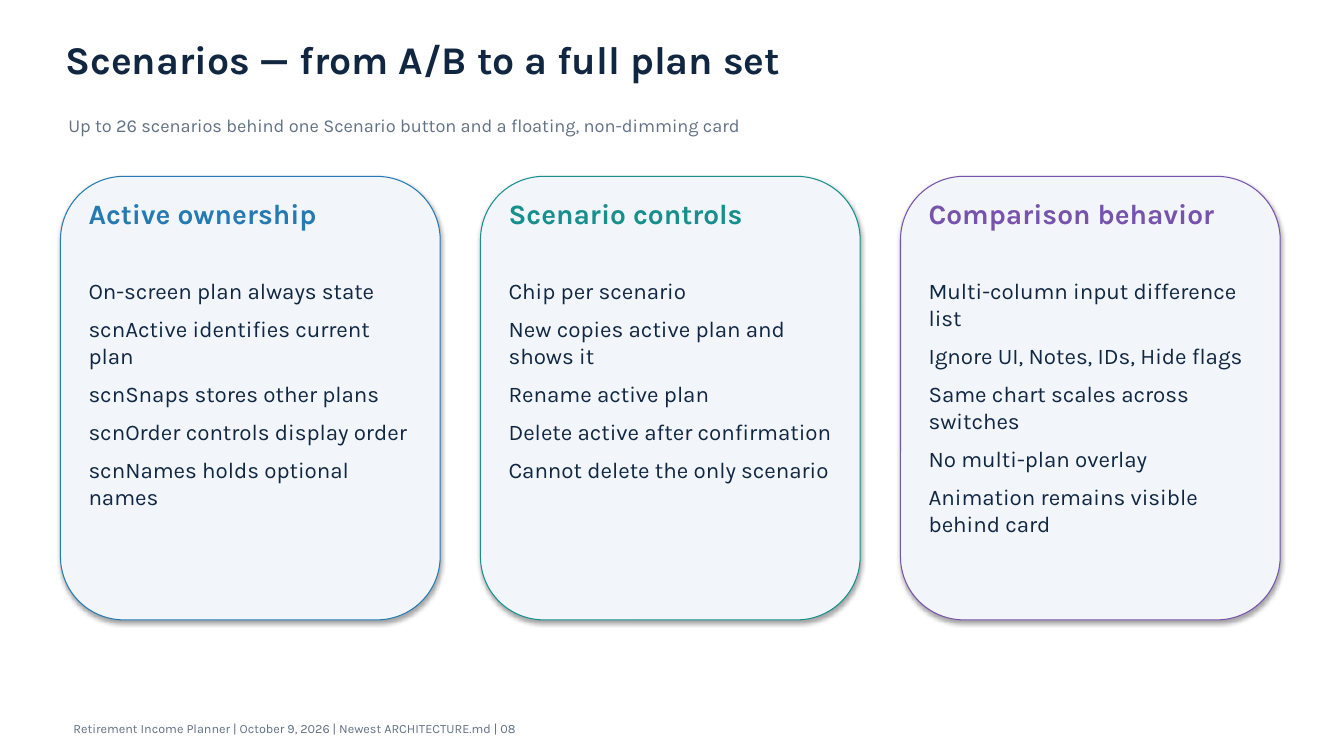
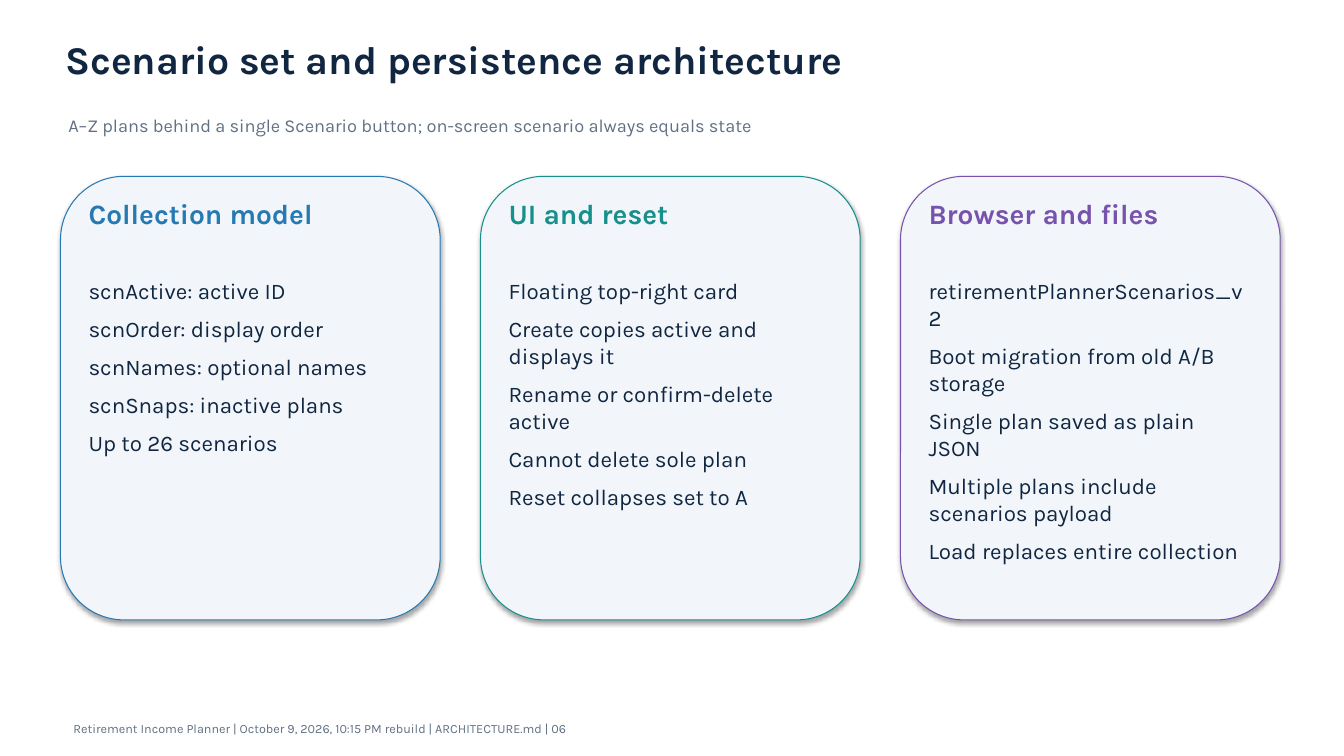
Before and after one commit to howardc64/retirefin, a slide deck: slide 6 of docs/retirement_income_planner_architecture.pptx (slide 8 before the commit). Drawn at 1344x756 pixels with LibreOffice and Linux fonts; fonts in the diff are those of the drawing. Boxes give left, top, right and bottom in pixels: in the first picture for what was removed or moved away, otherwise in the second. Text is boxed around its words. In the diff, an @@ line names an element or a change of style, - is before the commit and + after.

```diff
--- a/docs/retirement_income_planner_architecture.pptx
+++ b/docs/retirement_income_planner_architecture.pptx
@@ text at box(65, 46, 842, 84): text changed @@
-Scenarios — from A/B to a full plan set
+Scenario set and persistence architecture
@@ text at box(68, 119, 752, 137): text changed @@
-Up to 26 scenarios behind one Scenario button and a floating, non-dimming card
+A–Z plans behind a single Scenario button; on-screen scenario always equals state
@@ text at box(89, 204, 313, 225): text changed @@
-Active ownership
+Collection model
@@ text at box(509, 204, 669, 225): text changed @@
-Scenario controls
+UI and reset
@@ text at box(929, 204, 1159, 225): text changed @@
-Comparison behavior
+Browser and files
@@ text at box(89, 283, 367, 457): text changed @@
-On-screen plan always state
-scnActive identifies current plan
-scnSnaps stores other plans
-scnOrder controls display order
-scnNames holds optional names
+scnActive: active ID
+scnOrder: display order
+scnNames: optional names
+scnSnaps: inactive plans
+Up to 26 scenarios
@@ text at box(509, 283, 773, 511): text changed @@
-Chip per scenario
-New copies active plan and shows it
-Rename active plan
-Delete active after confirmation
-Cannot delete the only scenario
+Floating top-right card
+Create copies active and displays it
+Rename or confirm-delete active
+Cannot delete sole plan
+Reset collapses set to A
@@ text at box(929, 283, 1243, 565): text changed @@
-Multi-column input difference list
-Ignore UI, Notes, IDs, Hide flags
-Same chart scales across switches
-No multi-plan overlay
-Animation remains visible behind card
+retirementPlannerScenarios_v2
+Boot migration from old A/B storage
+Single plan saved as plain JSON
+Multiple plans include scenarios payload
+Load replaces entire collection
@@ text at box(73, 724, 566, 734): text changed @@
-Retirement Income Planner | October 9, 2026 | Newest ARCHITECTURE.md | 08
+Retirement Income Planner | October 9, 2026, 10:15 PM rebuild | ARCHITECTURE.md | 06
```
Also in this commit, not shown: 11 other slides changed, 3 slides added, 3 slides removed, 4 other files.
